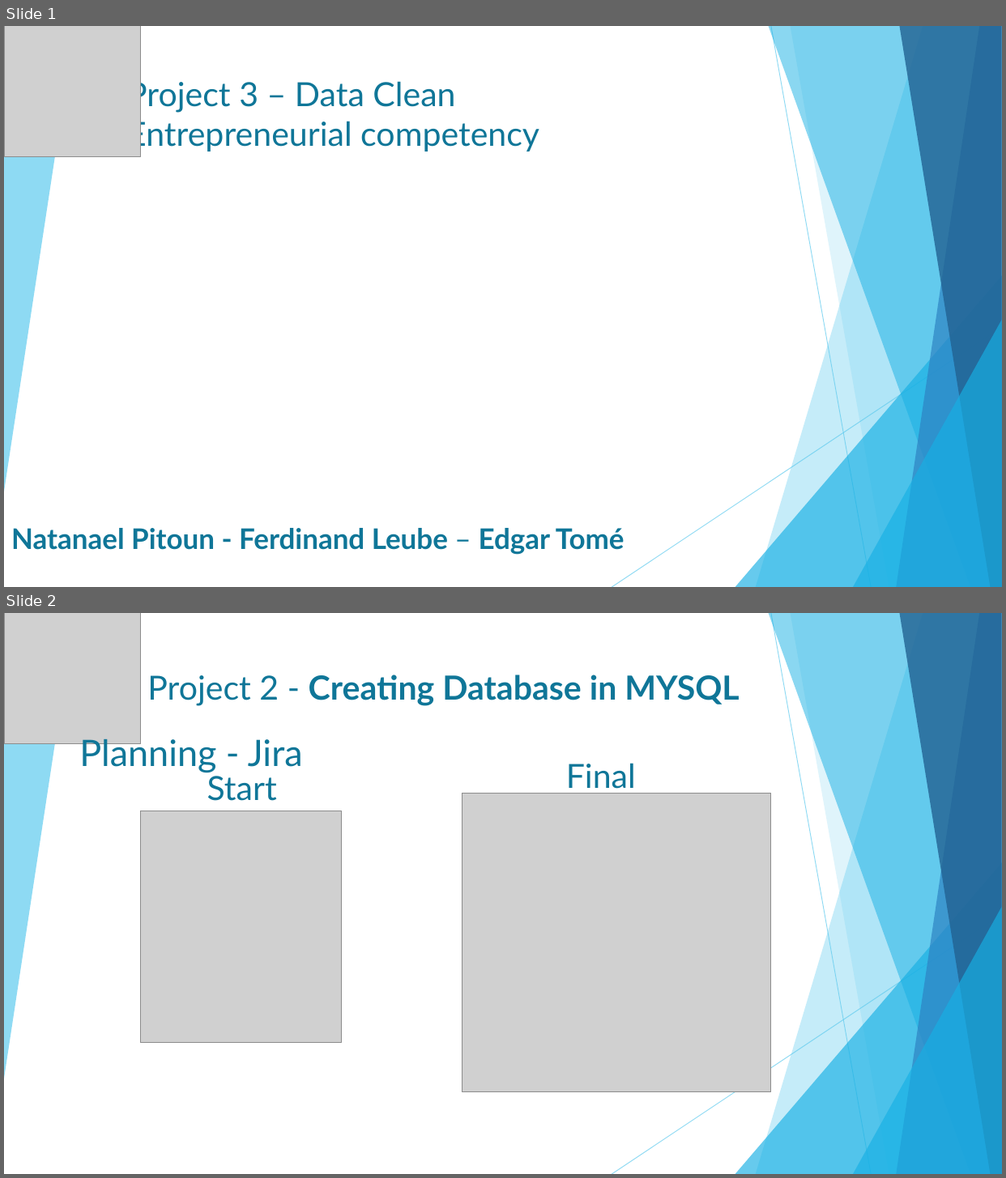
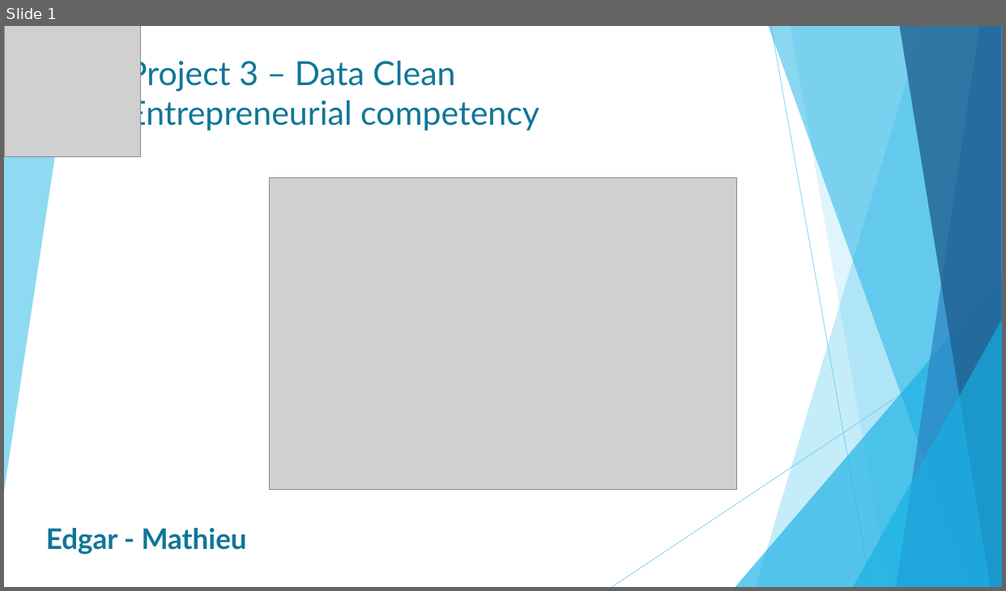
Before and after one commit to Edgart371/Project-3-Clean-Data-Entrepreneurial-Competency, a slide deck: Project3_Entrepreneurial competency .pptx. Shown one above the other, each under a label of ours: slides 1 and 2 before the commit, slide 1 after it. The pictures are 1006x1178 and 1006x591 pixels, drawn with LibreOffice and Linux fonts; fonts in the diff are those of the drawing; grey boxes stand for pictures. Boxes give left, top, right and bottom in pixels: in the first picture for what was removed or moved away, otherwise in the second. Text is boxed around its words. In the diff, an @@ line names an element or a change of style, - is before the commit and + after.

```diff
--- a/Project3_Entrepreneurial competency .pptx
+++ b/Project3_Entrepreneurial competency .pptx
@@ slide 2 removed at [4,613,1002,1174], background #FFFFFF; not listed: 10 template elements that a slide beside it also shows @@
@@ picture removed at [4,613,140,744] @@
@@ title removed at [147,675,739,706] @@
-Project 2 - Creating Database in MYSQL
@@ text removed at [79,735,303,773] @@
-Planning - Jira
@@ text removed at [207,771,277,801] @@
-Start
@@ text removed at [566,763,636,794] @@
-Final
@@ picture removed at [462,794,771,1093] @@
@@ picture removed at [140,811,341,1043] @@
@@ slide 1 changed as well @@
@@ title "Project 3 – Data Clean ...": place and size @@
-title "Project 3 – Data Clean ..." at [127,77,539,152]
+title "Project 3 – Data Clean ..." at [127,56,539,131]
@@ picture added at [269,178,737,490] @@
@@ text at [46,528,247,555]: text changed @@
-Natanael Pitoun - Ferdinand Leube – Edgar Tomé
+Edgar - Mathieu
```
Also in this commit, not shown: 4 other slides changed, 3 slides added, 3 other slides removed.
